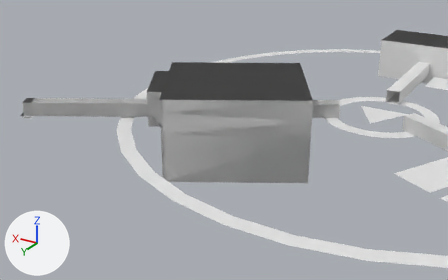
An edit to the Blender file JoGJ/Assets/Models/BaseMap_01.blend, drawn before and after from the same camera.
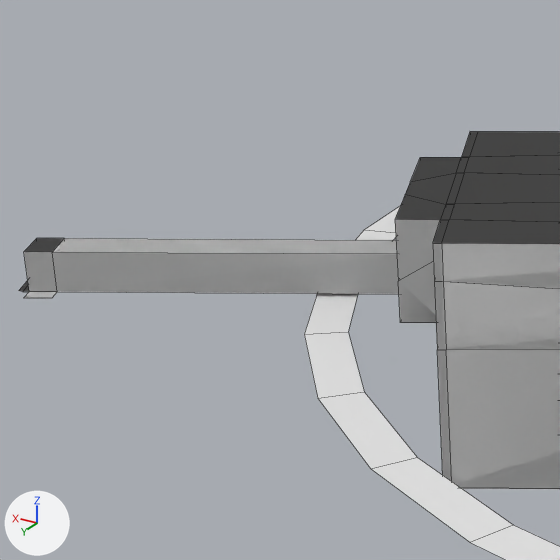
There are two pictures of each version: one from a camera (50 mm lens) standing at (-123.0, 429.5, 165.6) and looking at (101.8, 54.8, -21.7), one close up on the part from 3% to 45% of the width and 6% to 74% of the height. The axes (+X, +Y, +Z) are drawn at lower left. The lights are the same throughout. The close-ups show mesh edges as thin lines.
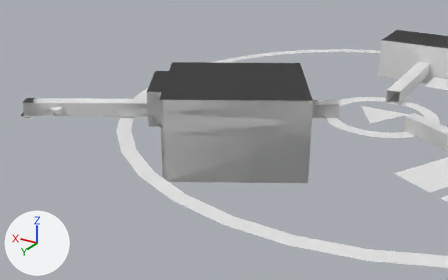
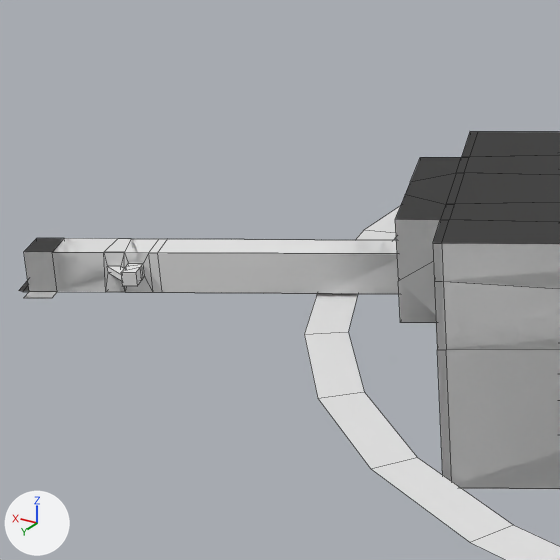
Commit message: Battery Map.

Diff of the bpy script that builds the scene:
```diff
--- a/JoGJ/Assets/Models/BaseMap_01.blend.py
+++ b/JoGJ/Assets/Models/BaseMap_01.blend.py
@@ me_plane_037 @@
 # used by ob_plane_019; location = (121.8, 79.3, -8.1); rotation_euler = (0.0, 0.0, 2.094), in degrees (0, 0, 120); scale = (40.7, 23.6, 15.3)
-me_plane_037.from_pydata(...)  # 102 vertices, 104 faces; spans x -1.41..0.8, y -5.15..4.86, z -1.82..2.23
+me_plane_037.from_pydata(...)  # 142 vertices, 146 faces; spans x -1.41..0.8, y -5.15..4.86, z -1.82..2.23
+# me_plane_037 part 1
+# 4 faces are deleted
+# 26 vertices are added at x -0.32..0.1, y -4.21..-3.62, z 0.54..1.23
+# 8 new vertices lie (0.0, 0.0, 0.22) away from vertices in x -0.07..0.1, y -3.94..-3.78, z 0.82
+# 6 new vertices lie (0.0, 0.0, 0.69) away from vertices in x -0.32..-0.07, y -4.15..-3.62, z 0.54
+# 46 new faces join them, mat_material_003 (white #e7e7e7)
 me_plane_037.materials.append(mat_material_003)
```

Changed parts and their boxes (x1, y1, x2, y2) in the close-ups (560 x 560 px):
part 1 of me_plane_037, built on
    before: (53, 238, 399, 294)
    after: (52, 238, 399, 294)
